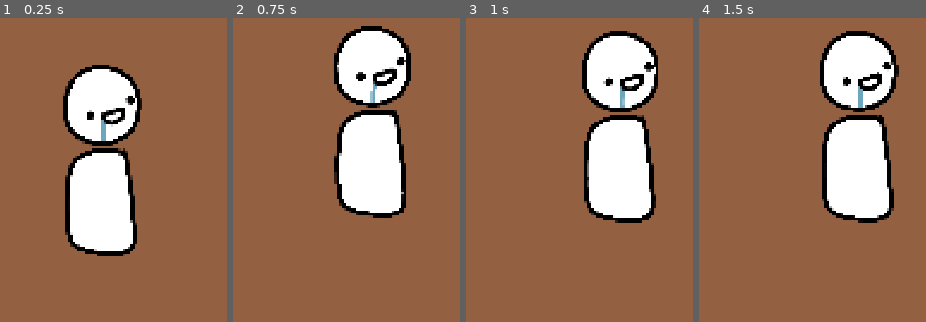
Above: before the commit, frames 1-4 (left to right).
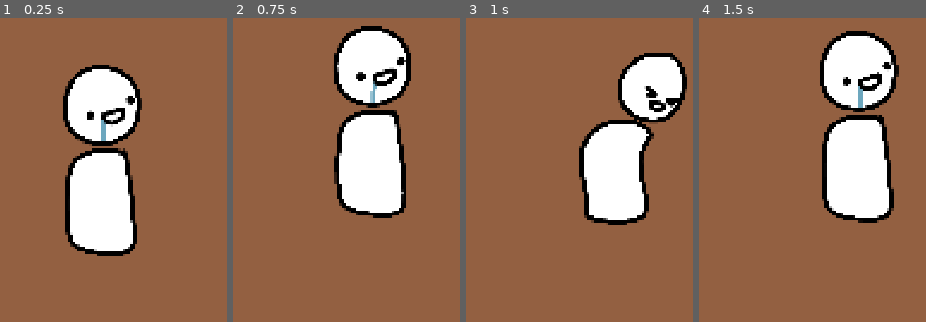
Above: after the commit, the same moments.

Repository: IMOitself/godot-game-idk
Game: Godot game, scene res://scenes/game.tscn
Same seed, same stepped clock (60 frames per second), same inputs: the game is played once before the commit and once after it.
Inputs (mouse positions are in pixels of both pictures, inside the frame that each line leads up to):
- Up to frame 1 (0.25 s): no input
- Up to frame 2 (0.75 s): move the mouse to (430, 209) at 0.52 s; hold D (move_right) from 0.53 s (still down); click (430, 209) at 0.67 s
- Up to frame 3 (1 s): keep holding D (move_right)
- Up to frame 4 (1.5 s): keep holding D (move_right); move the mouse to (708, 288) at 1.27 s

Frames 1-2 are identical in both runs. In frame 3, 13% of the frame differs, in the area x 49-98%, y 4-69%; in frame 4, nothing differs.

Commit message:
feat: make items on top of player z-index

Diff:
--- a/scenes/control.tscn
+++ b/scenes/control.tscn
@@ -49,7 +49,6 @@
 
 [node name="left" type="PanelContainer" parent="." unique_id=2142851999]
 layout_mode = 0
-offset_top = 939.0
 offset_right = 288.0
 offset_bottom = 1920.0
 theme_override_styles/panel = SubResource("StyleBoxFlat_5p55f")
@@ -57,7 +56,6 @@
 [node name="interact" type="PanelContainer" parent="." unique_id=69152366]
 layout_mode = 0
 offset_left = 288.0
-offset_top = 939.0
 offset_right = 792.0
 offset_bottom = 1920.0
 theme_override_styles/panel = SubResource("StyleBoxFlat_r67kn")
@@ -65,7 +63,6 @@
 [node name="right" type="PanelContainer" parent="." unique_id=1089808897]
 layout_mode = 0
 offset_left = 792.0
-offset_top = 939.0
 offset_right = 1080.0
 offset_bottom = 1920.0
 theme_override_styles/panel = SubResource("StyleBoxFlat_brbbq")
--- a/scenes/game.tscn
+++ b/scenes/game.tscn
@@ -74,7 +74,6 @@
 tile_set = SubResource("TileSet_jpwme")
 
 [node name="player" parent="." unique_id=2029330779 groups=["player"] instance=ExtResource("5_0tnpc")]
-z_index = 50
 position = Vector2(1705, -1339)
 scale = Vector2(0.7, 0.7)
 
--- a/scenes/item.tscn
+++ b/scenes/item.tscn
@@ -4,7 +4,7 @@
 [ext_resource type="Script" uid="uid://biwdcp23fimbh" path="res://scripts/item.gd" id="1_x0jxx"]
 
 [sub_resource type="RectangleShape2D" id="RectangleShape2D_jpwme"]
-size = Vector2(396, 769)
+size = Vector2(396, 485)
 
 [node name="item" type="RigidBody2D" unique_id=1461723616]
 script = ExtResource("1_x0jxx")
@@ -13,13 +13,13 @@
 texture = ExtResource("1_w3g62")
 
 [node name="rigidbody_collision" type="CollisionShape2D" parent="." unique_id=1933595592]
-position = Vector2(-6, -98.5)
+position = Vector2(-6, 40.5)
 shape = SubResource("RectangleShape2D_jpwme")
 
 [node name="Area2D" type="Area2D" parent="." unique_id=63915436]
 
 [node name="CollisionShape2D2" type="CollisionShape2D" parent="Area2D" unique_id=808741927]
-position = Vector2(-6, -98.5)
+position = Vector2(-6, 43.5)
 shape = SubResource("RectangleShape2D_jpwme")
 
 [connection signal="ready" from="." to="." method="_on_ready"]
